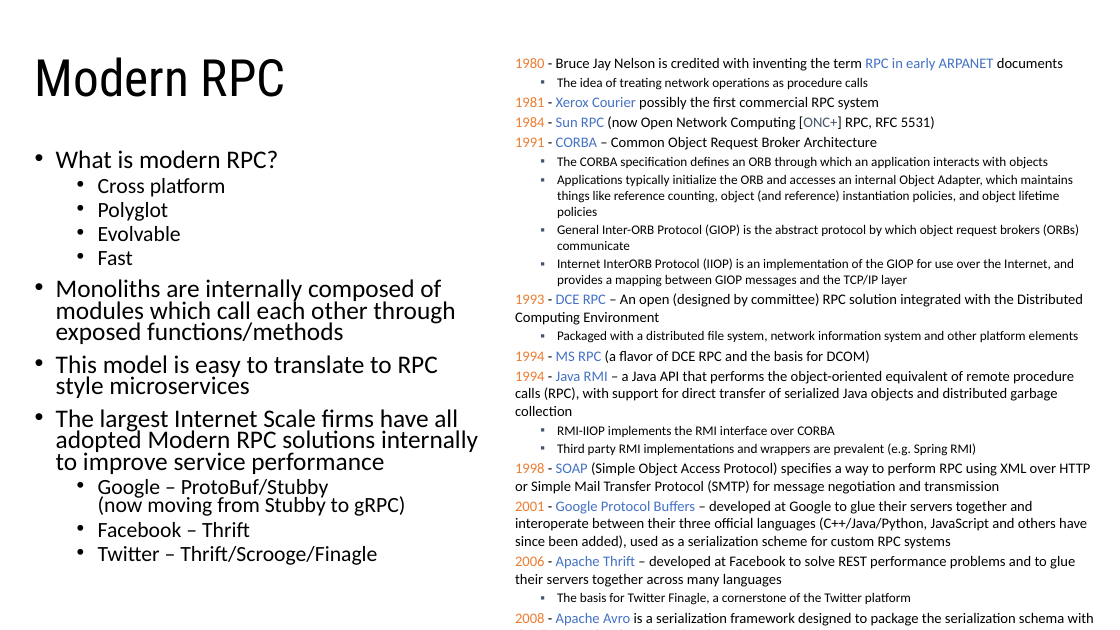
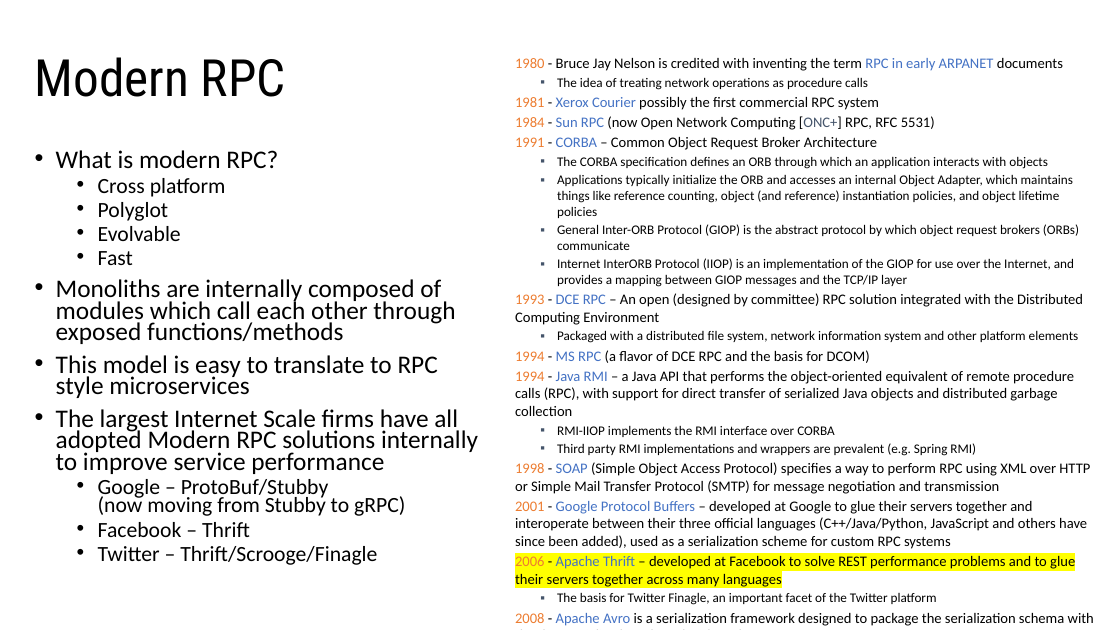
Before and after one commit to RX-M/api-bench, a slide deck: slide 8 of hp-msa-thrift.pptx. Drawn at 1120x630 pixels with LibreOffice and Linux fonts; fonts in the diff are those of the drawing. Boxes give left, top, right and bottom in pixels: in the first picture for what was removed or moved away, otherwise in the second. Text is boxed around its words. In the diff, an @@ line names an element or a change of style, - is before the commit and + after.

```diff
--- a/hp-msa-thrift.pptx
+++ b/hp-msa-thrift.pptx
@@ text at [515, 556, 1075, 587]: highlight none to #FFFF00 in "2006 - Apache Thrift – developed at ..." @@
@@ text at [557, 593, 937, 605]: text changed @@
-  ▪ The basis for Twitter Finagle, a cornerstone of the Twitter platform
+  ▪ The basis for Twitter Finagle, an important facet of the Twitter platform
```
Also in this commit, not shown: 4 other slides changed.
